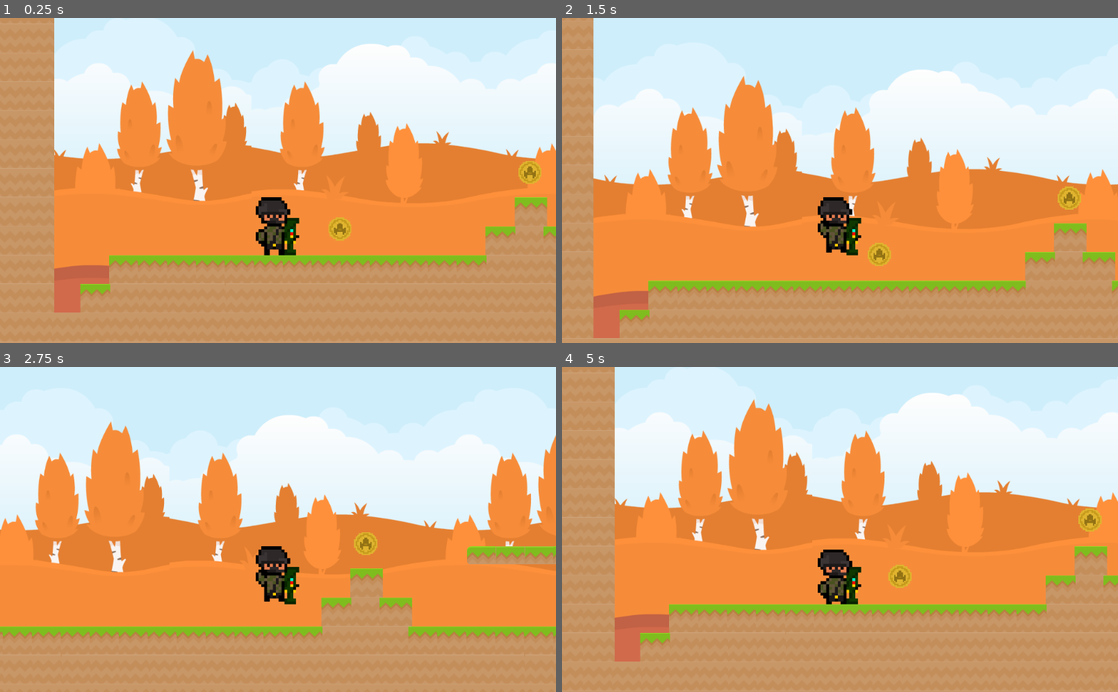
Above: before the commit, frames 1-4 (two rows, left to right).
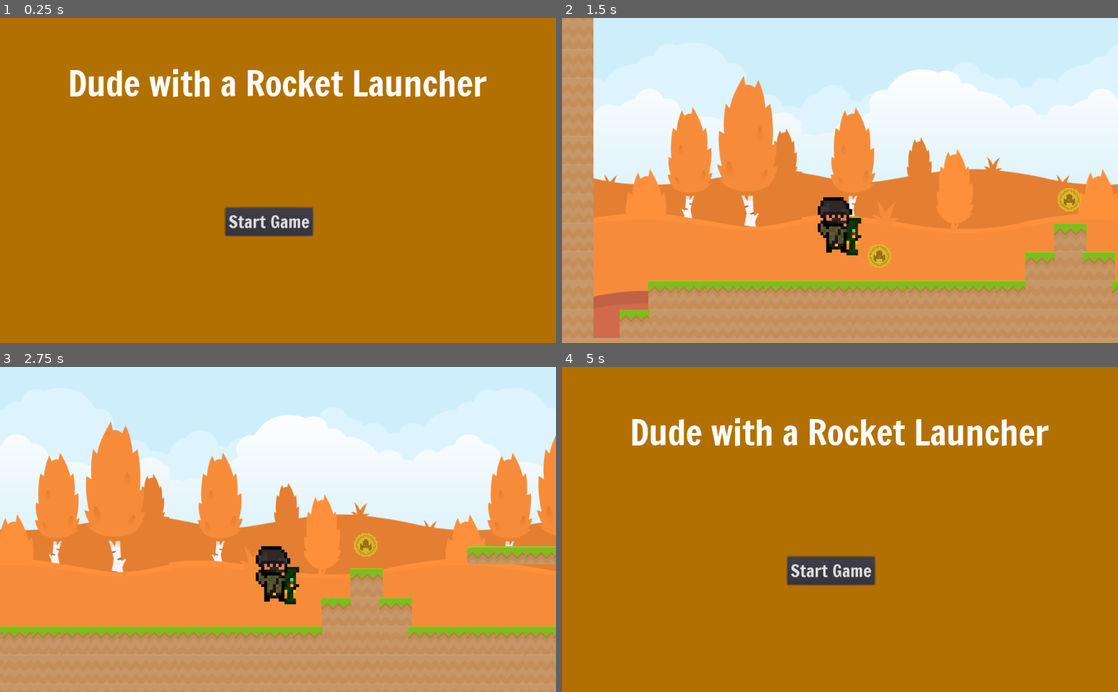
Above: after the commit, the same moments.

Repository: bsu-cs315/P2-ncbarber
Game: Godot game, scene res://src/Title.tscn
Same seed, same stepped clock (60 frames per second), same inputs: the game is played once before the commit and once after it. Before the commit the project starts from res://src/Level.tscn.
Inputs (mouse positions are in pixels of both pictures, inside the frame that each line leads up to):
- Up to frame 1 (0.25 s): no input
- Up to frame 2 (1.5 s): click (828, 222) at 0.5 s, where only the run after the commit has a clickable "Start Game"; hold D (right) from 1.28 s (still down); hold W (jump) from 1.28 s (still down)
- Up to frame 3 (2.75 s): keep holding D (right); release W (jump) at 2.03 s; tap Space (rocket_launch) at 2.1 s; tap W (jump) at 2.27, 2.3, 2.57 s
- Up to frame 4 (5 s): release D (right) at 2.78 s; hold Left (left) 2.78-3.53 s; hold W (jump) 2.78-3.53 s; hold D (right) from 3.53 s (still down); tap Space (rocket_launch) at 3.6 s; tap W (jump) at 3.77, 3.8, 4.07 s; hold W (jump) from 4.28 s (still down); tap R (restart) at 4.9 s

The runs differ from the first frame. In frame 1, 99% of the frame differs, in the area x 0-100%, y 0-100%; in frame 2, 0.2%; in frame 3, less than 0.1%; in frame 4, 99%.

Commit message:
Add Title Screen

Diff:
--- a/project/project.godot
+++ b/project/project.godot
@@ -11,7 +11,7 @@
 [application]
 
 config/name="Project2"
-run/main_scene="res://src/Level.tscn"
+run/main_scene="res://src/Title.tscn"
 config/icon="res://icon.png"
 
 [input]
--- a/project/src/Character.tscn
+++ b/project/src/Character.tscn
@@ -24,14 +24,14 @@
 "name": "walking",
 "speed": 5.0
 }, {
+"frames": [ ExtResource( 6 ) ],
+"loop": true,
+"name": "jumping",
+"speed": 5.0
+}, {
 "frames": [ ExtResource( 5 ) ],
 "loop": true,
 "name": "ducking",
-"speed": 5.0
-}, {
-"frames": [ ExtResource( 6 ) ],
-"loop": true,
-"name": "jumping",
 "speed": 5.0
 }, {
 "frames": [ ExtResource( 9 ), ExtResource( 7 ), ExtResource( 11 ), ExtResource( 10 ), ExtResource( 8 ) ],
--- a/project/src/Coin.tscn
+++ b/project/src/Coin.tscn
@@ -22,11 +22,11 @@
 [node name="CollisionShape2D" type="CollisionShape2D" parent="."]
 position = Vector2( -0.00411963, -0.590584 )
 scale = Vector2( 0.1, 0.1 )
-shape = SubResource( 2 )
+shape = SubResource( 1 )
 
 [node name="AnimatedSprite" type="AnimatedSprite" parent="."]
 scale = Vector2( 0.1, 0.1 )
-frames = SubResource( 1 )
+frames = SubResource( 2 )
 animation = "idle"
-frame = 1
+frame = 5
 playing = true
--- a/project/src/Level.gd
+++ b/project/src/Level.gd
@@ -33,4 +33,4 @@
 		print("Score: ", score)
 
 func restart_level():
-	var _restart = get_tree().change_scene("res://src/Level.tscn")
+	var _restart = get_tree().change_scene("res://src/Title.tscn")
--- /dev/null
+++ b/project/src/Title.gd
@@ -0,0 +1,6 @@
+extends Control
+
+
+
+func _on_StartGame_pressed():
+	var _ignored := get_tree().change_scene("res://src/Level.tscn")
--- /dev/null
+++ b/project/src/Title.tscn
@@ -0,0 +1,57 @@
+[gd_scene load_steps=5 format=2]
+
+[ext_resource path="res://assets/fonts/FrancoisOne-Regular.ttf" type="DynamicFontData" id=1]
+[ext_resource path="res://src/Title.gd" type="Script" id=2]
+
+[sub_resource type="DynamicFont" id=1]
+size = 32
+font_data = ExtResource( 1 )
+
+[sub_resource type="DynamicFont" id=2]
+size = 64
+font_data = ExtResource( 1 )
+
+[node name="Title" type="Control"]
+anchor_right = 1.0
+anchor_bottom = 1.0
+margin_right = -984.0
+margin_bottom = -560.0
+script = ExtResource( 2 )
+__meta__ = {
+"_edit_use_anchors_": false
+}
+
+[node name="Background" type="ColorRect" parent="."]
+anchor_left = -0.525
+anchor_top = -0.275
+anchor_right = 25.975
+anchor_bottom = 15.3
+color = Color( 0.701961, 0.443137, 0, 1 )
+__meta__ = {
+"_edit_use_anchors_": true
+}
+
+[node name="StartGame" type="Button" parent="."]
+margin_left = 415.0
+margin_top = 350.0
+margin_right = 576.0
+margin_bottom = 402.0
+custom_fonts/font = SubResource( 1 )
+text = "Start Game"
+
+[node name="Label" type="Label" parent="."]
+anchor_left = 0.5
+anchor_top = 0.5
+anchor_right = 0.5
+anchor_bottom = 0.5
+margin_left = 105.0
+margin_top = 55.0
+margin_right = 877.0
+margin_bottom = 147.0
+custom_fonts/font = SubResource( 2 )
+text = "Dude with a Rocket Launcher"
+__meta__ = {
+"_edit_use_anchors_": false
+}
+
+[connection signal="pressed" from="StartGame" to="." method="_on_StartGame_pressed"]
Not shown: 1 places in project/src/Coin.tscn that only renumber resources
Not shown: 5 places in project/src/Level.tscn that only renumber resources
